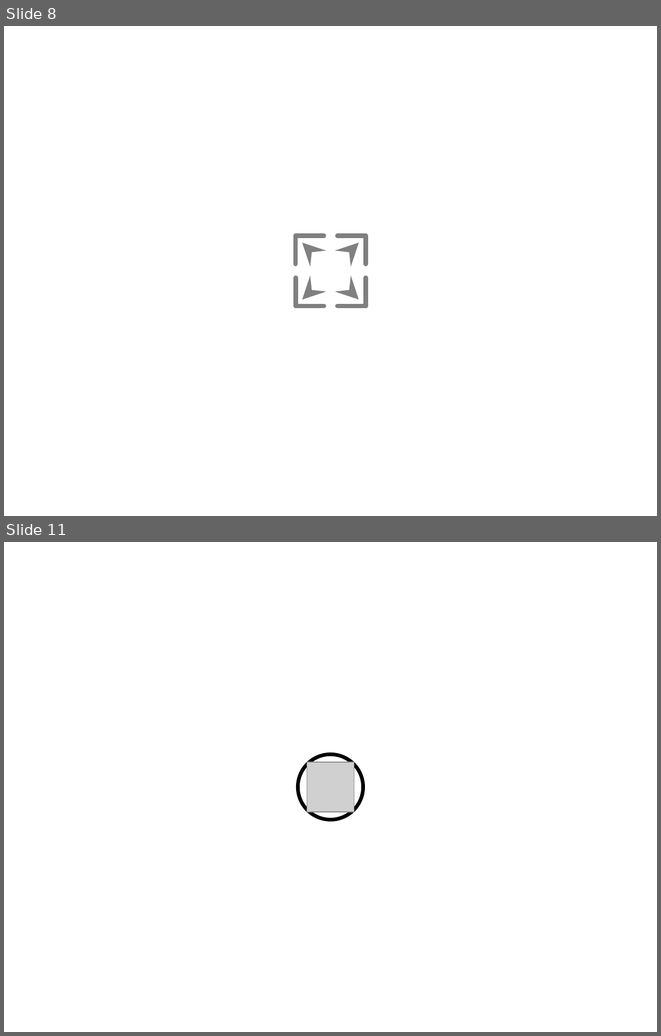
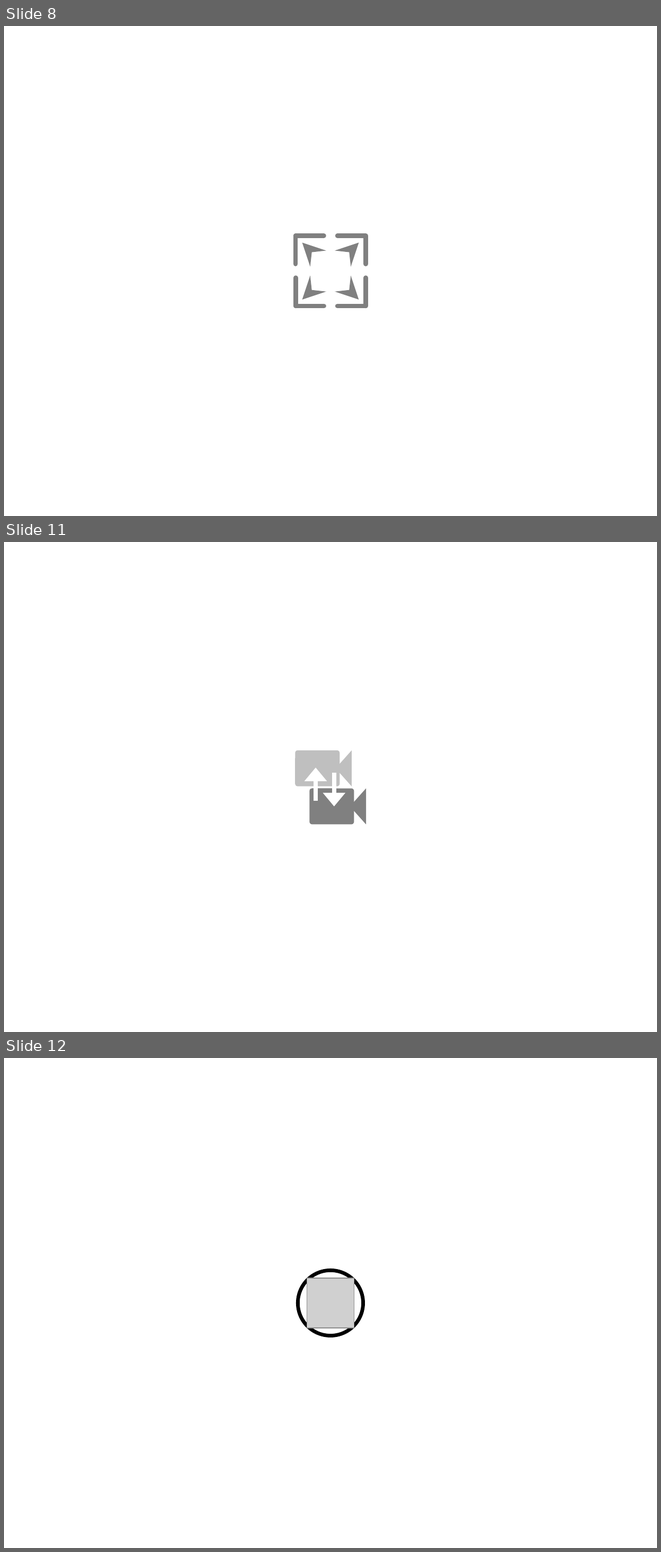
Before and after one commit to YinshengGuo/WinduVision, a slide deck: icons/icons.pptx. Shown one above the other, each under a label of ours: slides 8 and 11 before the commit, slides 8, 11 and 12 after it; the slides between them are not shown. The pictures are 661x1036 and 661x1552 pixels, drawn with LibreOffice and Linux fonts; fonts in the diff are those of the drawing; grey boxes stand for pictures. Boxes give left, top, right and bottom in pixels: in the first picture for what was removed or moved away, otherwise in the second. Text is boxed around its words. In the diff, an @@ line names an element or a change of style, - is before the commit and + after.

```diff
--- a/icons/icons.pptx
+++ b/icons/icons.pptx
@@ slide 11 added at bbox=[4, 542, 657, 1032], background #FFFFFF @@
@@ rounded rectangle added at bbox=[295, 750, 339, 786], fill #BFBFBF @@
@@ trapezoid added at bbox=[339, 750, 351, 786], fill #BFBFBF @@
@@ arrow added from (316, 801) to (316, 767), #FFFFFF 5 pt @@
@@ arrow added from (334, 773) to (334, 806), #FFFFFF 5 pt @@
@@ rounded rectangle added at bbox=[310, 788, 354, 824], fill #808080 @@
@@ trapezoid added at bbox=[353, 788, 366, 824], fill #808080 @@
@@ what was slide 11 is now slide 12 @@
```
Also in this commit, not shown: 2 slides changed, 3 other slides added, 3 slides removed, 24 other files.
